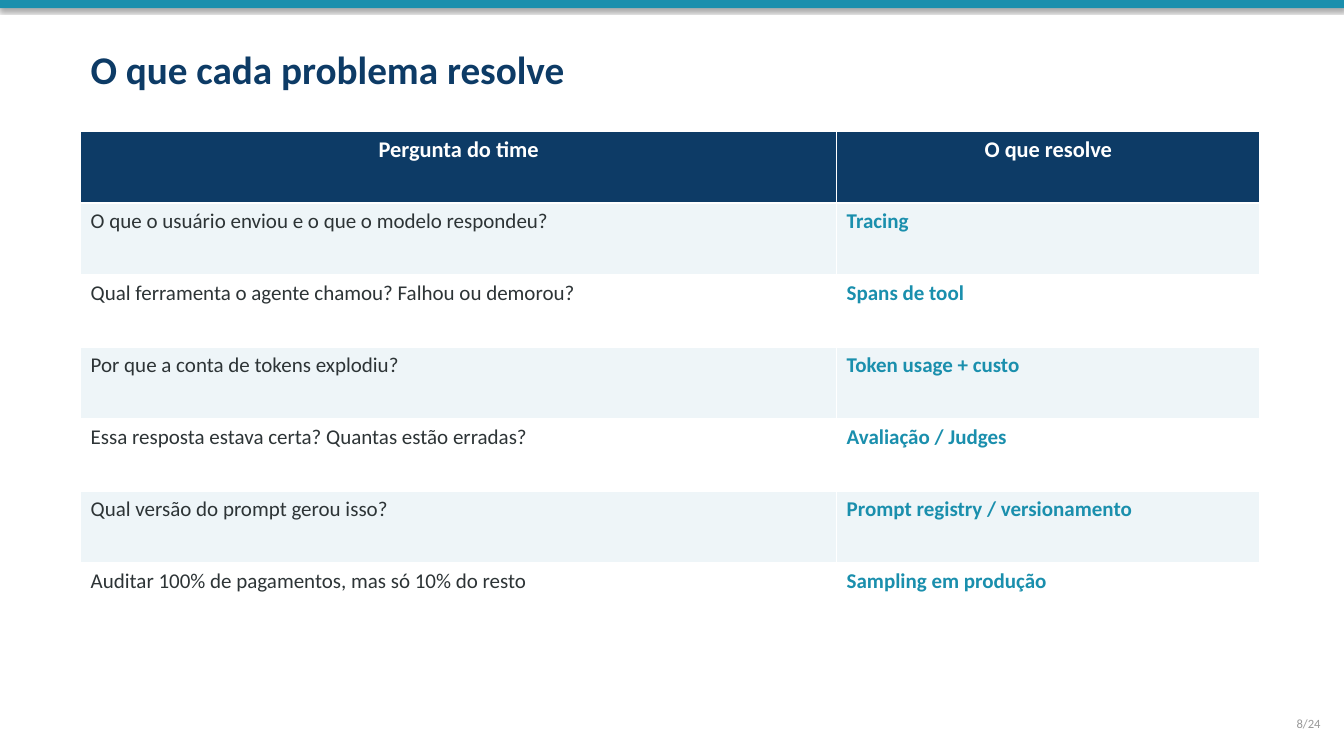
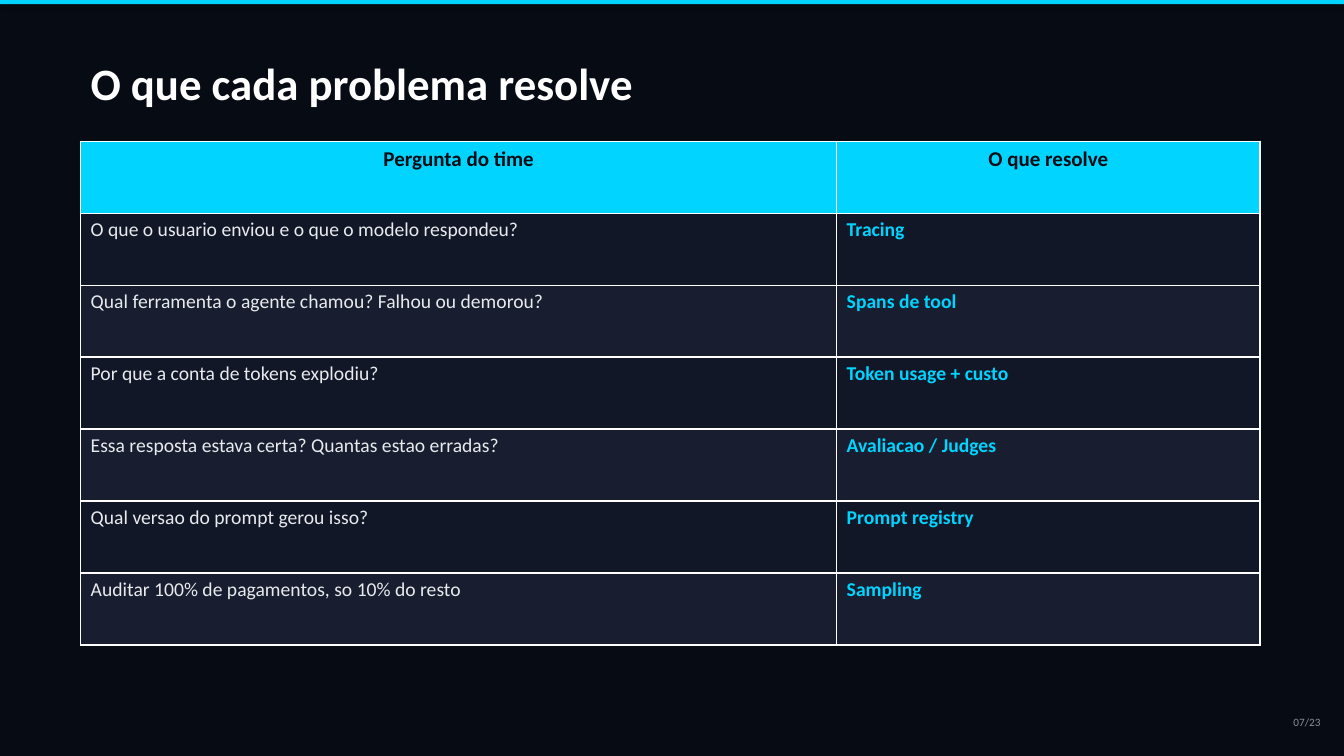
Before and after one commit to marcos2872/ia-observability, a slide deck: slide 7 of docs/workshop-observabilidade-ia.pptx (slide 8 before the commit). Drawn at 1344x756 pixels with LibreOffice and Linux fonts; fonts in the diff are those of the drawing. Boxes give left, top, right and bottom in pixels: in the first picture for what was removed or moved away, otherwise in the second. Text is boxed around its words. In the diff, an @@ line names an element or a change of style, - is before the commit and + after.

Commit message:
feat: redesign PPTX with futuristic dark theme and cover image
- Full-bleed cover image (Gemini_Generated_Image) with dark overlay
- Neon cyber palette: cyan, purple, mint, pink on deep navy bg
- Dark cards with left accent bars (glassmorphism-inspired)
- Section slides with large numbers and decorative lines
- 23 slides total (roteiro slide removed)
- All content slides: dark background, code blocks in monospace,
  tables with alternating dark rows, numbered steps
- Script refactored with helpers: _card, _section_number, _alpha (XML transparency)

```diff
--- a/docs/workshop-observabilidade-ia.pptx
+++ b/docs/workshop-observabilidade-ia.pptx
@@ background #FFFFFF to #070B14 @@
@@ rectangle: place and size @@
-rectangle at bbox=[0, 0, 1344, 8]
+rectangle at bbox=[0, 0, 1344, 4]
@@ rectangle at bbox=[0, 0, 1344, 4]: fill #1A8FAD to #00D4FF @@
@@ text "O que cada problema resolve": place and size @@
-text "O que cada problema resolve" at bbox=[91, 56, 564, 90]
+text "O que cada problema resolve" at bbox=[91, 68, 632, 107]
@@ text "O que cada problema resolve" at bbox=[91, 68, 632, 107]: size 28 to 32 pt, text colour #0D3B66 to #FFFFFF @@
@@ table: place and size @@
-table at bbox=[81, 131, 1260, 635]
+table at bbox=[81, 141, 1260, 645]
@@ table at bbox=[81, 141, 1260, 645] @@
-row 2, column 1: O que o usuário enviou e o que o modelo respondeu?
+row 2, column 1: O que o usuario enviou e o que o modelo respondeu?
-row 5, column 1: Essa resposta estava certa? Quantas estão erradas?
+row 5, column 1: Essa resposta estava certa? Quantas estao erradas?
-row 5, column 2: Avaliação / Judges
+row 5, column 2: Avaliacao / Judges
-row 6, column 1: Qual versão do prompt gerou isso?
+row 6, column 1: Qual versao do prompt gerou isso?
-row 6, column 2: Prompt registry / versionamento
+row 6, column 2: Prompt registry
-row 7, column 1: Auditar 100% de pagamentos, mas só 10% do resto
+row 7, column 1: Auditar 100% de pagamentos, so 10% do resto
-row 7, column 2: Sampling em produção
+row 7, column 2: Sampling
@@ fill #0D3B66 to #00D4FF in row 1 @@
@@ fill #EEF5F8 to #121728 in 6 cells @@
@@ fill #FFFFFF to #181E30 in 6 cells @@
@@ size 16 to 15 pt, text colour #FFFFFF to #070B14 in "Pergunta do time", "O que resolve" @@
@@ size 15 to 14 pt in "Tracing", "Qual ferramenta o agente chamou? Falhou ou ...", "Spans de tool", "Por que a conta de tokens explodiu?" and 1 more places @@
@@ text colour #1A8FAD to #00D4FF in "Tracing", "Spans de tool", "Token usage + custo" @@
@@ text colour #2D3436 to #E8EAED in "Qual ferramenta o agente chamou? Falhou ou ...", "Por que a conta de tokens explodiu?" @@
@@ less space between paragraphs @@
@@ text at bbox=[1293, 718, 1320, 726]: text changed; size 9 to 8 pt; text colour #999999 to #8B8F9E @@
-8/24
+07/23
```
Also in this commit, not shown: 20 other slides changed, 2 slides added, 3 slides removed, 1 other file.
